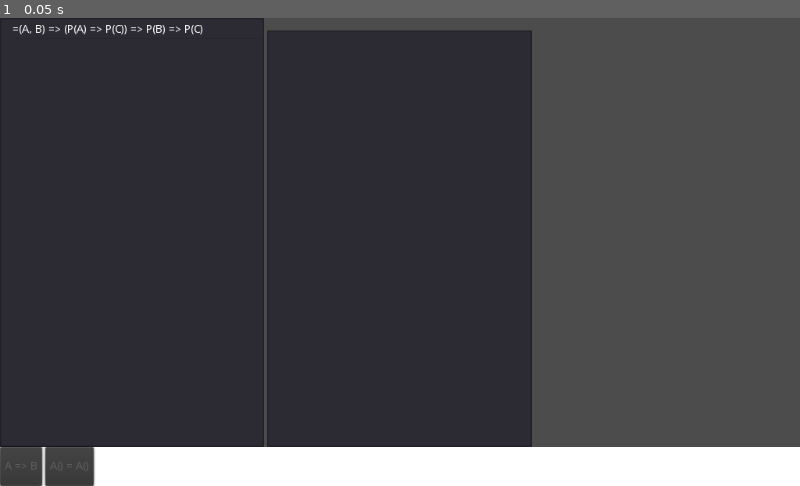
Above: before the commit, frame 1.
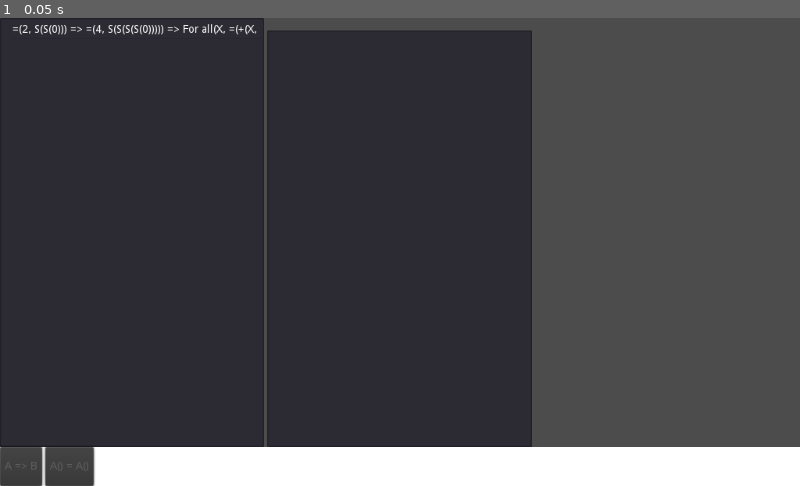
Above: after the commit, the same moment.

Repository: Negabinary/Math-Playground
Game: Godot game, scene res://Main.tscn
Two runs of this game, one before a commit and one after it. Both use one fixed random seed, a clock stepped at 60 frames per second and the inputs below.
Inputs:
- Up to frame 1 (0.05 s): no input

The runs differ from the first frame. In frame 1, 0.3% of the frame differs, in the area x 2-33%, y 1-4%.

Commit message:
Add Specialization

Diff:
--- a/Assumptions.gd
+++ b/Assumptions.gd
@@ -55,5 +55,9 @@
 	proof_step.justify_with_equality(assumption, locator, equality.get_locator())
 
 
-func _on_assumption_refine(assumption:Statement, definition:ExprItemType, locator:UniversalLocator):
-	pass
+func _on_assumption_refine(assumption:ProofStep, definition:ExprItemType, locator:UniversalLocator):
+	print(definition)
+	print(locator.get_expr_item())
+	var refined_ps = ProofStep.new(assumption.get_statement().as_expr_item().deep_replace_types({definition:locator.get_expr_item()}))
+	refined_ps.justify_with_specialisation(assumption, definition, locator.get_expr_item())
+	save_assumption(refined_ps)
--- a/Buttons.gd
+++ b/Buttons.gd
@@ -1,20 +1,20 @@
 extends HBoxContainer
-
-
-func update_buttons(proof_entry:ProofEntry):
-	if !proof_entry.has_been_acted_on():
-		var root_locator := UniversalLocator.new(proof_entry.get_goal())
-		var root_type := root_locator.get_expr_item().get_type()
-		if root_type == GlobalTypes.IMPLIES:
-			$Implication.disabled = false
-		else:
-			$Implication.disabled = true
-		if root_type == GlobalTypes.EQUALITY:
-			if root_locator.get_child(0).get_type() == root_locator.get_child(1).get_type() and get_child(1).get_child_count() == get_child(0).get_child_count():
-				$Equality.disabled = false
-			else:
-				$Equality.disabled = true
-		else:
-			$Equality.disabled = true
-	else:
-		$Implication.disabled = true
+#
+#
+#func update_buttons(proof_entry:ProofEntry):
+#	if !proof_entry.has_been_acted_on():
+#		var root_locator := UniversalLocator.new(proof_entry.get_goal())
+#		var root_type := root_locator.get_expr_item().get_type()
+#		if root_type == GlobalTypes.IMPLIES:
+#			$Implication.disabled = false
+#		else:
+#			$Implication.disabled = true
+#		if root_type == GlobalTypes.EQUALITY:
+#			if root_locator.get_child(0).get_type() == root_locator.get_child(1).get_type() and get_child(1).get_child_count() == get_child(0).get_child_count():
+#				$Equality.disabled = false
+#			else:
+#				$Equality.disabled = true
+#		else:
+#			$Equality.disabled = true
+#	else:
+#		$Implication.disabled = true
--- a/Main.gd
+++ b/Main.gd
@@ -4,13 +4,17 @@
 onready var ui_assumptions := $HBoxContainer/Context/Assumptions
 onready var ui_goals := $HBoxContainer/Goals
 onready var ui_proof_steps := $HBoxContainer/ProofSteps
-onready var ui_buttons := $ColorRect/Buttons
+#onready var ui_buttons := $ColorRect/Buttons
 
 
 func _set_up() -> void:
 	var w2 = ExprItem.from_string("=>(=>(A,B),=>(=>(B,C),=>(A,C)))")
 	w2 = ExprItem.from_string("=>(=>(A,=>(B,C)),=>(=>(A,B),C))")
 	w2 = ExprItem.from_string("=>(=(A,B),=>(=>(P(A),P(C)),=>(P(B),P(C))))")
+	w2 = ExprItem.from_string("For all(X,<=>(Bool(X),=>(¬(=(X,True)),(X,False))))")
+	w2 = ExprItem.from_string("=>(For all(X,=>(Bool(X),=>(¬(=(X,True)),=(X,False)))),=>(For all(X,=>(=>(¬(=(X,True)),=(X,False)),Bool(X))),Bool(True)))")
+	w2 = ExprItem.from_string("=>(=(2,S(S(0))),=>(=(4,S(S(S(S(0))))),=>(For all(X,=(+(X,0),X)),=>(For all(X,For all(Y,=(+(X,S(Y)),S(+(X,Y))))),=(+(2,2),4)))))")
+
 	var root_ps = ProofStep.new(w2)
 	ui_proof_steps.display_proof(root_ps)
 
--- a/ProofSteps.gd
+++ b/ProofSteps.gd
@@ -13,6 +13,22 @@
 	root_ps = root_proof_step
 	_clear()
 	_display_proof_step(root_proof_step)
+
+
+func _get_next_unproven() -> TreeItem:
+	if get_root() == null:
+		return null
+	else:
+		var to_visit = [get_root()]
+		while to_visit.size() > 0:
+			var next:TreeItem = to_visit.pop_front()
+			if proof_step_map[next].needs_justification():
+				return next
+			var c := next.get_children()
+			while c != null:
+				to_visit.push_front(c)
+				c = c.get_next()
+		return null
 
 
 func _clear():
@@ -38,5 +54,5 @@
 
 
 func _on_update():
-	print("TEST")
 	display_proof(root_ps)
+	_get_next_unproven().select(0)
--- a/project.godot
+++ b/project.godot
@@ -29,11 +29,6 @@
 "language": "GDScript",
 "path": "res://src/model/module.gd"
 }, {
-"base": "Node",
-"class": "ProofEntry",
-"language": "GDScript",
-"path": "res://src/model/proof_entry.gd"
-}, {
 "base": "Object",
 "class": "ProofStep",
 "language": "GDScript",
@@ -54,7 +49,6 @@
 "ExprItemType": "",
 "Locator": "",
 "MathModule": "",
-"ProofEntry": "",
 "ProofStep": "",
 "Statement": "",
 "UniversalLocator": ""
--- a/src/model/proof_entry.gd
+++ /dev/null
@@ -1,34 +0,0 @@
-extends Node
-class_name ProofEntry
-
-var acted : bool
-var proven : bool
-var goal : Statement
-var assumptions : Array # <Statement>
-var declarations : Array # <ExprItemType>
-
-# Array<Statement>, Array<ExprItemType>
-func _init(new_goal:Statement, new_assumptions:Array, new_declarations:Array):
-	goal = new_goal
-	assumptions = new_assumptions
-	declarations = new_declarations
-	acted = false
-	proven = false
-
-func add_derived_assumption(assumption:Statement) -> void:
-	assumptions.push_front(assumption)
-
-func get_assumptions() -> Array:
-	return assumptions
-
-func get_declarations() -> Array:
-	return declarations
-
-func get_goal() -> Statement:
-	return goal
-
-func is_proven() -> bool:
-	return proven
-
-func has_been_acted_on() -> bool:
-	return acted
--- a/src/situation/proof_step.gd
+++ b/src/situation/proof_step.gd
@@ -21,7 +21,6 @@
 	var assumptions : Dictionary
 	if context == null:
 		assumptions = {}
-		print("ay")
 	else:
 		assumptions = context.get_assumptions()
 	for new_assum in statement.get_conditions():
@@ -63,6 +62,11 @@
 
 func justify_with_equality(implication:ProofStep, replace:Locator, with:Locator) -> void:
 	justification = EqualityJustification.new(self, implication, replace, with)
+	emit_signal("justified")
+
+
+func justify_with_specialisation(generalised:ProofStep, replace:ExprItemType, replace_with) -> void:
+	justification = RefineJustification.new(self, generalised, replace, replace_with)
 	emit_signal("justified")
 
 
@@ -123,16 +127,13 @@
 #
 #
 class EqualityJustification extends Justification:
-
-	var equality:ProofStep
-	var at:Locator
 #
 	func _init(
 			context:ProofStep,
 			new_equality:ProofStep,
 			replace:Locator, # Within parent CONCLUSION
 			with:Locator): # Within equality
-		equality = new_equality
+		var equality = new_equality
 		requirements = [equality]
 		for assumption in equality.statement.get_conditions():
 			requirements.append(
@@ -146,6 +147,16 @@
 		requirements.append(equality.get_script().new(with_replacement, MissingJustification.new(), context))
 
 
+class RefineJustification extends Justification:
+
+	func _init(
+			context:ProofStep,
+			generalised:ProofStep,
+			replace:ExprItemType,
+			with):
+		requirements = [generalised]
+
+
 #class SpecializationJusticfication extends Justification:
 #
 #	var assumption:ProofStep
--- a/src/visual/assumption_box/AssumptionBox.gd
+++ b/src/visual/assumption_box/AssumptionBox.gd
@@ -44,7 +44,7 @@
 		$VBoxContainer/Equals.show()
 		$VBoxContainer/Equalities.show()
 		$VBoxContainer/Conclusion.hide()
-		$VBoxContainer/Equalities.add_equalities(UniversalLocator.new(assumption_statement, conclusion))
+		$VBoxContainer/Equalities.add_equalities(assumption, UniversalLocator.new(assumption_statement, conclusion))
 	else:
 		$VBoxContainer/Equals.hide()
 		$VBoxContainer/Equalities.hide()
--- a/src/visual/assumption_box/Definitions.gd
+++ b/src/visual/assumption_box/Definitions.gd
@@ -17,7 +17,6 @@
 func drop_data(position, data):
 	var item := get_item_at_position(position)
 	if item != -1 and data is UniversalLocator:
-		print("EY")
 		emit_signal("expr_item_dropped_on_definition", definitions[item], data)
 
 
@@ -25,4 +24,3 @@
 	definitions = new_definitions
 	for definition in definitions:
 		add_item(definition.to_string())
-		print(definition.to_string())
